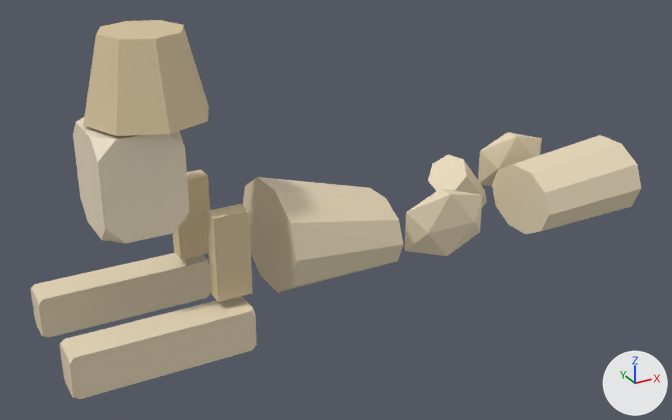
The glTF model public/studio/v2.15.0/d_sphinx/model.glb: old version first, new version second.
Both versions are drawn from a 50 mm camera at (-5.97, -11.29, 6.74) aimed at (0.28, 0.06, 1.07). Arrows for +X, +Y and +Z are at lower right; the lights stay in place. The first picture is the older version. Where no turn or scale is listed for an object, it has been applied to the vertices.

In view in the first picture: 'part0', 'part1', 'part10', 'part2', 'part3', 'part4', 'part5', 'part6', 'part7', 'part8', 'part9'.
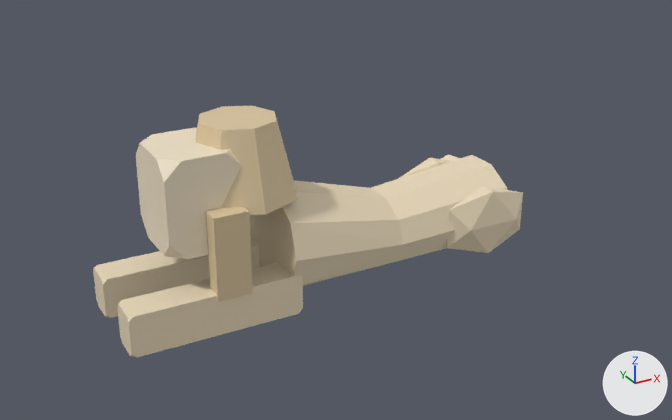
Changed parts and their boxes (x1, y1, x2, y2) in the pictures (672 x 420 px):
'part7', moved: before (83, 20, 209, 136); after (196, 106, 297, 215)
'part5', moved: before (59, 296, 257, 399); after (117, 262, 303, 357)
'part0', moved: before (492, 135, 641, 234); after (371, 155, 507, 261)
'part6', moved: before (73, 117, 189, 243); after (136, 128, 242, 259)
'part4', moved: before (31, 253, 210, 338); after (93, 237, 260, 318)
'part3', moved: before (405, 189, 483, 256); after (447, 186, 523, 253)
'part2', moved: before (478, 132, 542, 186); after (398, 158, 451, 179)
'part8', unchanged, covered by the edit: before (173, 170, 210, 259)
'part10', unchanged, covered by the edit: before (428, 154, 487, 208); after (441, 154, 460, 161)

What the commit changed:
me_geometry_0 is used by ob_part0; location (0.0, 0.0, 0.0).
me_geometry_0 had 20 vertices, 36 faces and spanned x 3.8..5.76, y -0.84..0.84, z -0.02..1.29.
me_geometry_0 now has 20 vertices, 36 faces and spans x 0.98..2.94, y -0.84..0.84, z 0.11..1.42.
me_geometry_0 part 1: the whole mesh is moved by (-2.82, 0.0, 0.13).
me_geometry_2 is used by ob_part2; location (0.0, 0.0, 0.0).
me_geometry_2 had 12 vertices, 20 faces and spanned x 3.932..5.361, y 1.112..1.541, z 0.124..1.172.
me_geometry_2 now has 12 vertices, 20 faces and spans x 1.805..3.235, y 0.514..0.942, z 0.204..1.252.
me_geometry_2 part 2: the whole mesh is moved by (-2.127, -0.598, 0.08).
me_geometry_3 is used by ob_part3; location (0.0, 0.0, 0.0).
me_geometry_3 had 12 vertices, 20 faces and spanned x 1.145..2.574, y -0.757..-0.328, z 0.229..1.277.
me_geometry_3 now has 12 vertices, 20 faces and spans x 1.805..3.235, y -0.942..-0.514, z 0.204..1.252.
me_geometry_3 part 3: the whole mesh is moved by (0.66, -0.186, -0.025).
me_geometry_4 is used by ob_part4; location (0.0, 0.0, 0.0).
me_geometry_4 had 24 vertices, 44 faces and spanned x -4.13..-1.61, y 0.59..1.1, z -0.19..0.43.
me_geometry_4 now has 24 vertices, 44 faces and spans x -3.28..-0.76, y 0.34..0.84, z 0.03..0.64.
me_geometry_4 part 4: the whole mesh is moved by (0.85, -0.26, 0.21).
me_geometry_5 is used by ob_part5; location (0.0, 0.0, 0.0).
me_geometry_5 had 24 vertices, 44 faces and spanned x -4.13..-1.61, y -1.1..-0.59, z -0.19..0.43.
me_geometry_5 now has 24 vertices, 44 faces and spans x -3.28..-0.76, y -0.84..-0.34, z 0.03..0.64.
me_geometry_5 part 5: the whole mesh is moved by (0.85, 0.26, 0.21).
me_geometry_6 is used by ob_part6; location (0.0, 0.0, 0.0).
me_geometry_6 had 24 vertices, 44 faces and spanned x -3.386..-2.266, y -0.588..0.588, z 1.573..2.973.
me_geometry_6 now has 24 vertices, 44 faces and spans x -2.576..-1.456, y -0.588..0.588, z 1.148..2.548.
me_geometry_6 part 6: the whole mesh is moved by (0.81, 0.0, -0.425).
me_geometry_7 is used by ob_part7; location (0.0, 0.0, 0.0).
me_geometry_7 had 18 vertices, 32 faces and spanned x -3.37..-1.69, y -0.84..0.84, z 3.02..4.14.
me_geometry_7 now has 18 vertices, 32 faces and spans x -2.13..-0.45, y -0.84..0.84, z 1.68..2.8.
me_geometry_7 part 7: the whole mesh is moved by (1.25, 0.0, -1.34).
